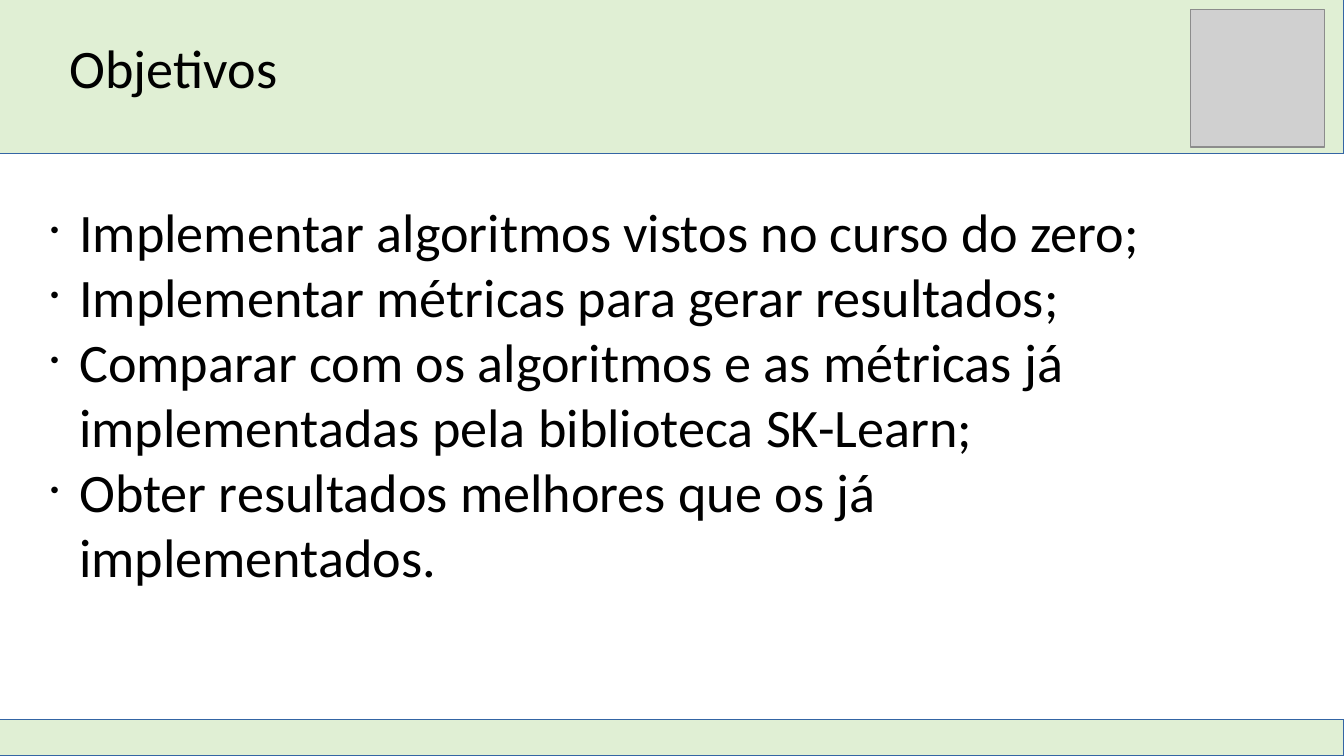
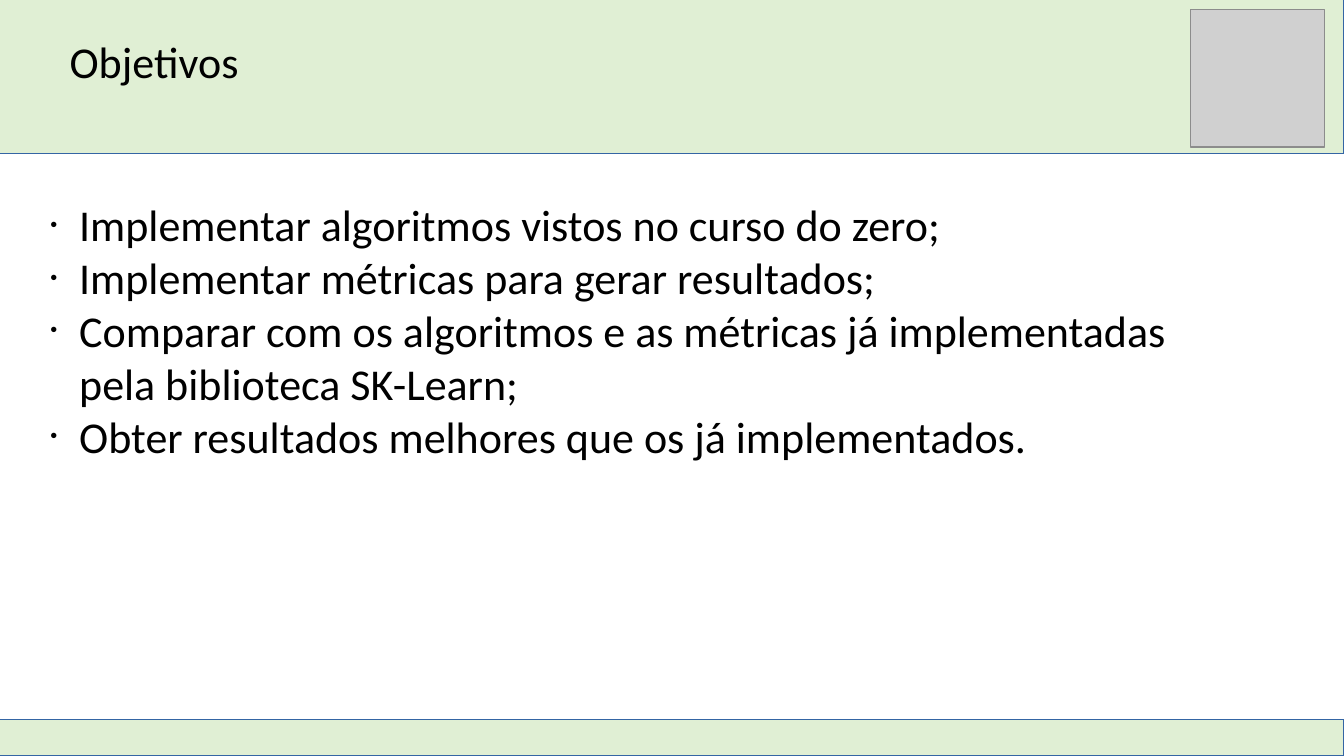
Before and after one commit to DimitriLeandro/ProjetoFinalSistemasInteligentesUFABC, a slide deck: slide 3 of Apresentação SI.odp. Drawn at 1344x756 pixels with LibreOffice and Linux fonts; fonts in the diff are those of the drawing; grey boxes stand for pictures. Boxes give left, top, right and bottom in pixels: in the first picture for what was removed or moved away, otherwise in the second. Text is boxed around its words. In the diff, an @@ line names an element or a change of style, - is before the commit and + after.

```diff
--- a/Apresentação SI.odp
+++ b/Apresentação SI.odp
@@ text "Objetivos" at box(70, 47, 239, 86): size 32 to 26 pt @@
@@ text "Implementar algoritmos vistos no curso ..." at box(79, 210, 1166, 461): size 32 to 26 pt @@
```
Also in this commit, not shown: 6 other slides changed, 1 other file.
